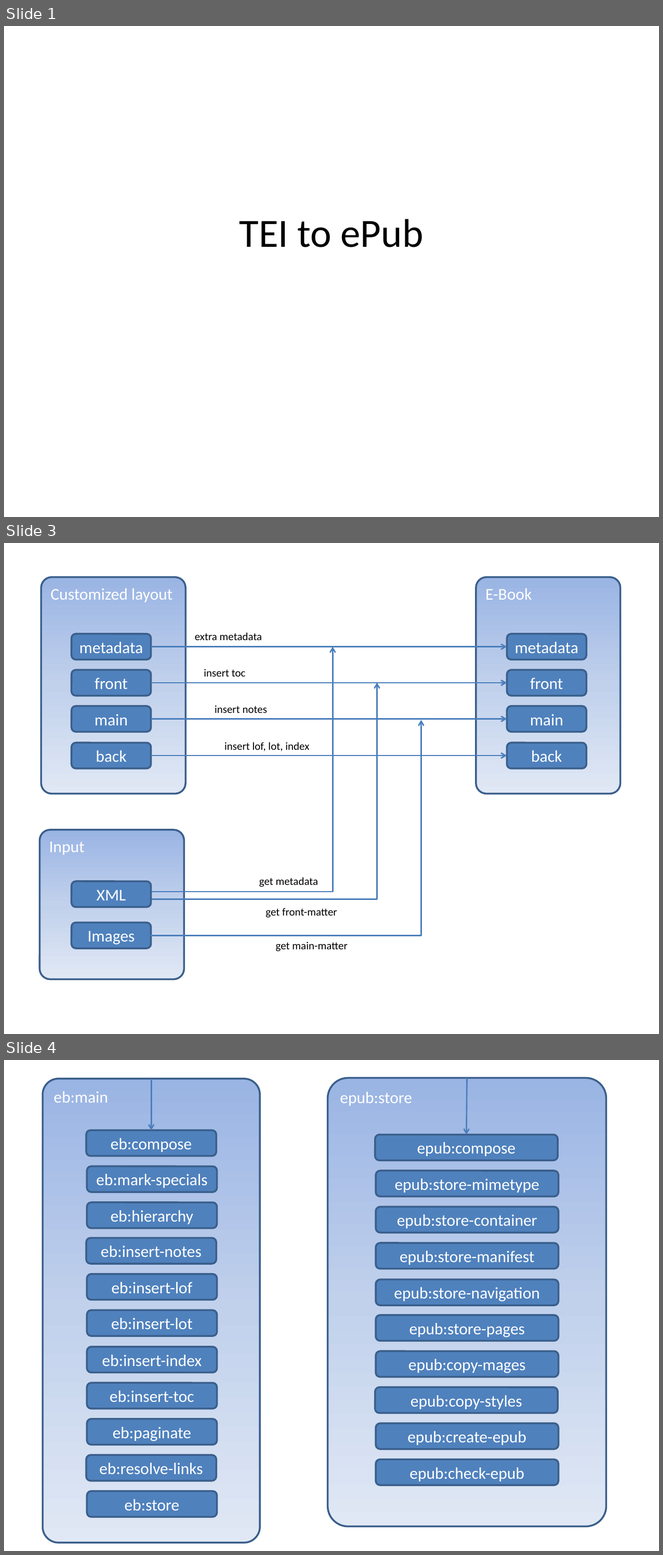
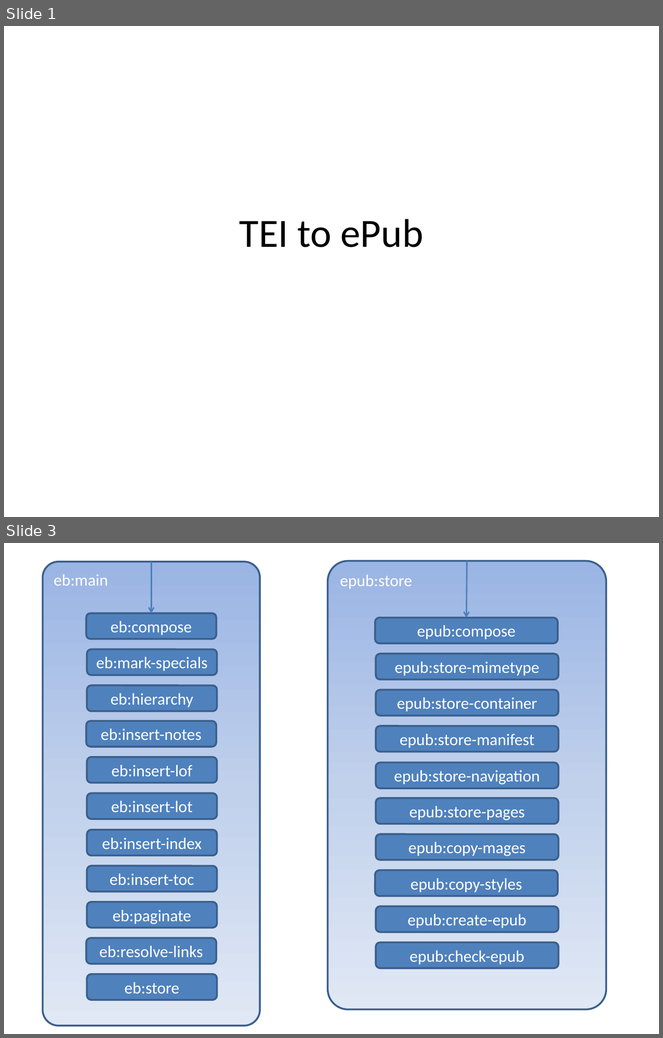
Before and after one commit to grtjn/xproc-ebook-conv, a slide deck: TEI to ePub.pptx. Shown one above the other, each under a label of ours: slides 1, 3 and 4 before the commit, slides 1 and 3 after it; the slides between them are not shown. The pictures are 663x1555 and 663x1038 pixels, drawn with LibreOffice and Linux fonts; fonts in the diff are those of the drawing. Boxes give left, top, right and bottom in pixels: in the first picture for what was removed or moved away, otherwise in the second. Text is boxed around its words. In the diff, an @@ line names an element or a change of style, - is before the commit and + after.

```diff
--- a/TEI to ePub.pptx
+++ b/TEI to ePub.pptx
@@ slide 3 removed at (x1=4, y1=543, x2=659, y2=1034), background #FFFFFF @@
@@ rounded rectangle removed at (x1=41, y1=577, x2=185, y2=794) @@
-Customized layout
@@ rounded rectangle removed at (x1=476, y1=577, x2=620, y2=794) @@
-E-Book
@@ rounded rectangle removed at (x1=72, y1=634, x2=151, y2=659) @@
-metadata
@@ text removed at (x1=195, y1=632, x2=262, y2=640) @@
-extra metadata
@@ rounded rectangle removed at (x1=507, y1=634, x2=586, y2=659) @@
-metadata
@@ arrow removed from (151, 646) to (507, 646) @@
@@ elbow arrow removed from (151, 891) to (333, 646) @@
@@ rounded rectangle removed at (x1=72, y1=670, x2=151, y2=696) @@
-front
@@ elbow arrow removed from (146, 899) to (377, 682) @@
@@ text removed at (x1=204, y1=669, x2=246, y2=677) @@
-insert toc
@@ rounded rectangle removed at (x1=507, y1=670, x2=586, y2=696) @@
-front
@@ arrow removed from (151, 683) to (507, 683) @@
@@ rounded rectangle removed at (x1=72, y1=706, x2=151, y2=732) @@
-main
@@ text removed at (x1=215, y1=705, x2=268, y2=713) @@
-insert notes
@@ rounded rectangle removed at (x1=507, y1=706, x2=586, y2=732) @@
-main
@@ elbow arrow removed from (146, 936) to (422, 720) @@
@@ arrow removed from (151, 719) to (507, 719) @@
@@ rounded rectangle removed at (x1=72, y1=743, x2=151, y2=768) @@
-back
@@ text removed at (x1=224, y1=742, x2=309, y2=752) @@
-insert lof, lot, index
@@ rounded rectangle removed at (x1=507, y1=743, x2=586, y2=768) @@
-back
@@ arrow removed from (151, 756) to (507, 756) @@
@@ rounded rectangle removed at (x1=39, y1=830, x2=183, y2=979) @@
-Input
@@ rounded rectangle removed at (x1=72, y1=882, x2=151, y2=908) @@
-XML
@@ text removed at (x1=259, y1=877, x2=319, y2=887) @@
-get metadata
@@ text removed at (x1=266, y1=908, x2=337, y2=918) @@
-get front-matter
@@ rounded rectangle removed at (x1=72, y1=923, x2=151, y2=949) @@
-Images
@@ text removed at (x1=276, y1=942, x2=347, y2=952) @@
-get main-matter
@@ what was slide 4 is now slide 3 @@
```
Also in this commit, not shown: 1 slide changed, 1 other slide removed, 1 other file.
